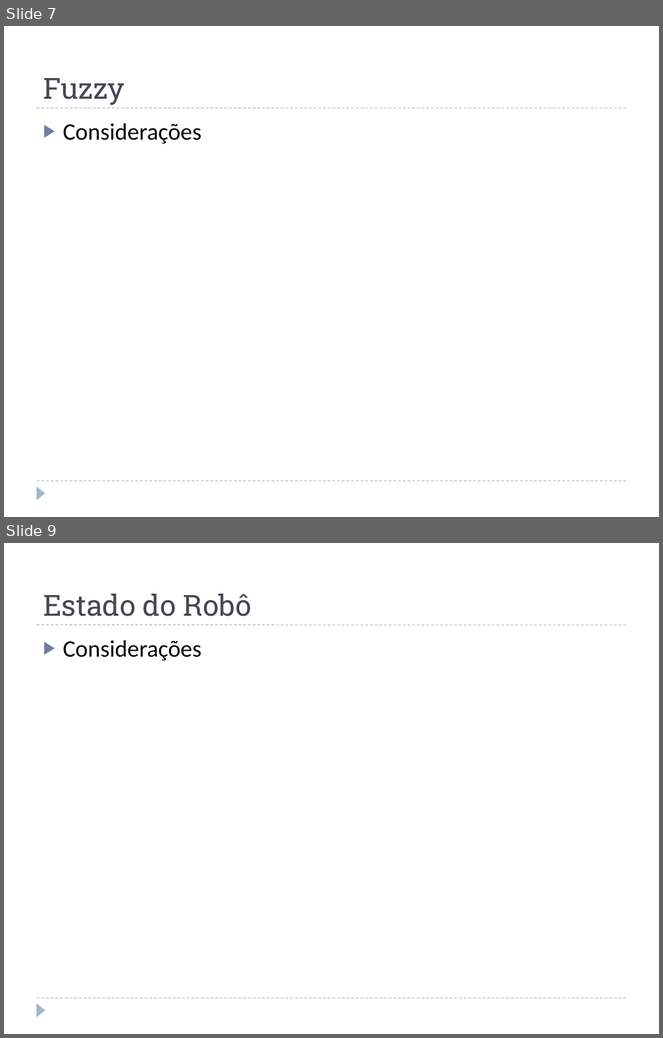
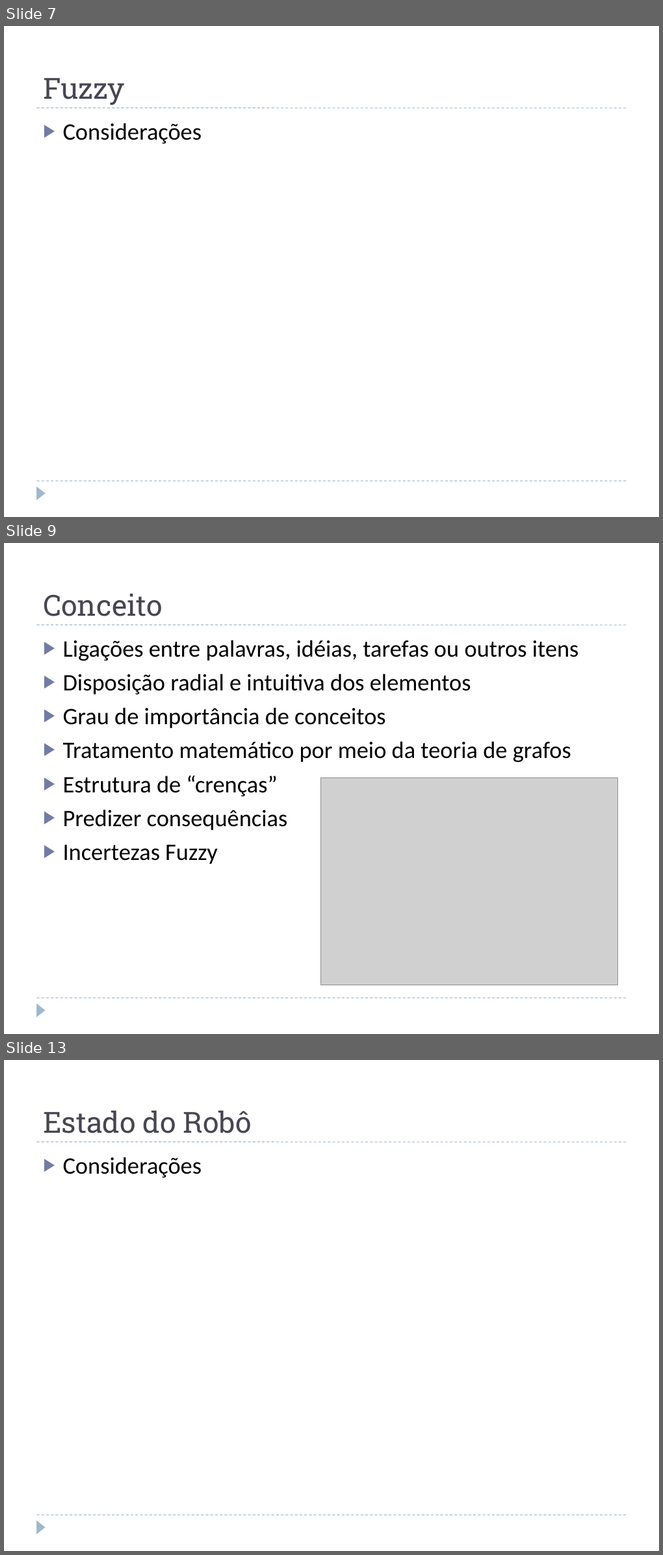
Before and after one commit to jcnborges/TCC, a slide deck: qualificacao.pptx. Shown one above the other, each under a label of ours: slides 7 and 9 before the commit, slides 7, 9 and 13 after it; the slides between them are not shown. The pictures are 663x1038 and 663x1555 pixels, drawn with LibreOffice and Linux fonts; fonts in the diff are those of the drawing; grey boxes stand for pictures. Boxes give left, top, right and bottom in pixels: in the first picture for what was removed or moved away, otherwise in the second. Text is boxed around its words. In the diff, an @@ line names an element or a change of style, - is before the commit and + after.

```diff
--- a/qualificacao.pptx
+++ b/qualificacao.pptx
@@ slide 9 added at [4, 543, 659, 1034], background #FFFFFF; not listed: 3 template elements that a slide beside it also shows @@
@@ title added at [43, 594, 162, 616], 32 pt, text #464653 @@
+Conceito
@@ text added at [63, 640, 579, 864], 26 pt, text #000000 @@
+▶ Ligações entre palavras, idéias, tarefas ou outros itens
+▶ Disposição radial e intuitiva dos elementos
+▶ Grau de importância de conceitos
+▶ Tratamento matemático por meio da teoria de grafos
+▶ Estrutura de “crenças”
+▶ Predizer consequências
+▶ Incertezas Fuzzy
@@ picture added at [321, 778, 618, 985] @@
@@ what was slide 9 is now slide 13 @@
```
Also in this commit, not shown: 1 slide changed, 3 other slides added.
